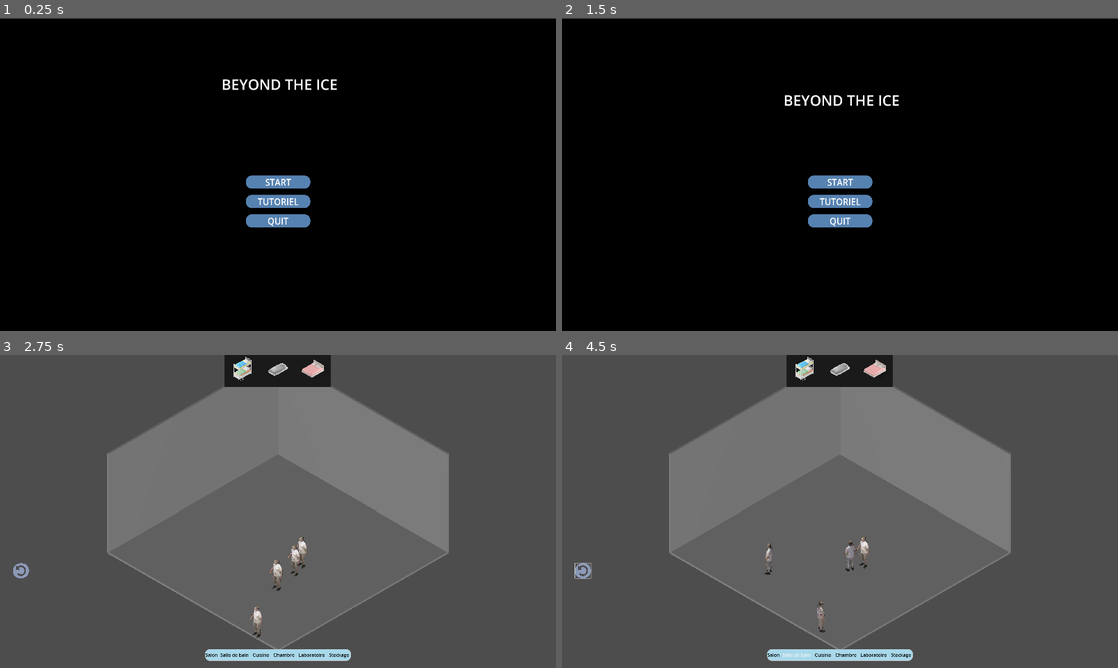
Above: before the commit, frames 1-4 (two rows, left to right).
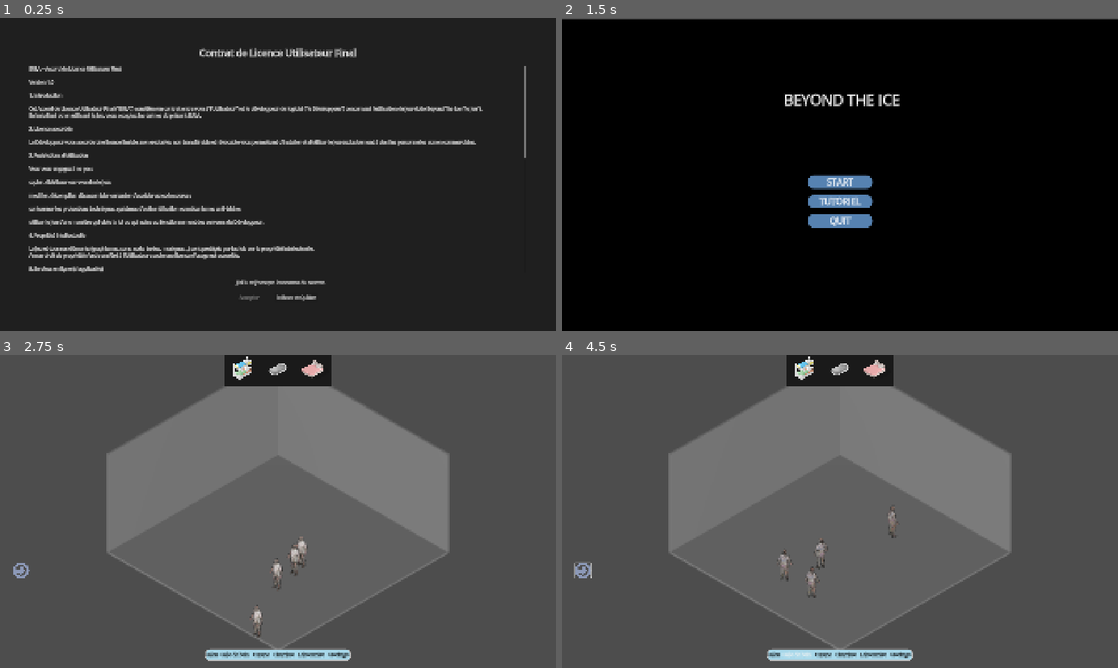
Above: after the commit, the same moments.

Repository: ygr671/beyond-the-ice
Game: Godot game, scene res://Scenes/boot.tscn
Same seed, same stepped clock (60 frames per second), same inputs: the game is played once before the commit and once after it. Before the commit the project starts from res://menu_principal/menu_principal.tscn.
Inputs (mouse positions are in pixels of both pictures, inside the frame that each line leads up to):
- Up to frame 1 (0.25 s): no input
- Up to frame 2 (1.5 s): click (840, 284) at 0.5 s, where only the run after the commit has a clickable "J'ai lu et j'accepte les term…"; click (812, 296) at 1.25 s, where only the run after the commit has a clickable "Accepter"
- Up to frame 3 (2.75 s): click "START" at 2 s
- Up to frame 4 (4.5 s): click (584, 570) at 2.77 s; click "Salon" at 3.5 s; click "Salle de bain" at 4.25 s

The runs differ from the first frame. In frame 1, 100% of the frame differs, in the area x 0-100%, y 0-100%; in frame 2, 1.2%; in frame 3, 1.2%; in frame 4, 1.5%.
Error before the commit: Parse Error: Identifier "money" not declared in the current scope. (res://Scripts/ui_objects_selection.gd:35)

Commit message:
Ajout CLUF

Diff:
--- /dev/null
+++ b/Scenes/EulaScreen.tscn
@@ -0,0 +1,79 @@
+[gd_scene load_steps=3 format=3 uid="uid://b7hhts0h0lo5f"]
+
+[ext_resource type="Script" uid="uid://l1j3n25h5iu3" path="res://Scripts/EulaScreen.gd" id="1_fdeq5"]
+
+[sub_resource type="StyleBoxFlat" id="StyleBoxFlat_fdeq5"]
+bg_color = Color(0, 0, 0, 0.5882353)
+
+[node name="EulaScreen" type="Control"]
+layout_mode = 3
+anchors_preset = 15
+anchor_right = 1.0
+anchor_bottom = 1.0
+grow_horizontal = 2
+grow_vertical = 2
+script = ExtResource("1_fdeq5")
+metadata/_edit_use_anchors_ = true
+
+[node name="Panel" type="Panel" parent="."]
+layout_mode = 1
+anchors_preset = 15
+anchor_right = 1.0
+anchor_bottom = 1.0
+grow_horizontal = 2
+grow_vertical = 2
+theme_override_styles/panel = SubResource("StyleBoxFlat_fdeq5")
+metadata/_edit_use_anchors_ = true
+
+[node name="MarginContainer" type="MarginContainer" parent="."]
+layout_mode = 1
+anchors_preset = 15
+anchor_right = 1.0
+anchor_bottom = 1.0
+grow_horizontal = 2
+grow_vertical = 2
+theme_override_constants/margin_left = 100
+theme_override_constants/margin_top = 100
+theme_override_constants/margin_right = 100
+theme_override_constants/margin_bottom = 100
+
+[node name="VBoxContainer" type="VBoxContainer" parent="MarginContainer"]
+layout_mode = 2
+theme_override_constants/separation = 20
+
+[node name="TitleLabel" type="Label" parent="MarginContainer/VBoxContainer"]
+layout_mode = 2
+theme_override_font_sizes/font_size = 32
+text = "Contrat de Licence Utilisateur Final"
+horizontal_alignment = 1
+
+[node name="ScrollContainer" type="ScrollContainer" parent="MarginContainer/VBoxContainer"]
+custom_minimum_size = Vector2(0, 300)
+layout_mode = 2
+size_flags_vertical = 3
+
+[node name="RichTextLabel" type="RichTextLabel" parent="MarginContainer/VBoxContainer/ScrollContainer"]
+layout_mode = 2
+size_flags_horizontal = 3
+bbcode_enabled = true
+text = "Texte de la licence EULA"
+fit_content = true
+
+[node name="CheckBox" type="CheckBox" parent="MarginContainer/VBoxContainer"]
+layout_mode = 2
+size_flags_horizontal = 4
+text = "J'ai lu et j'accepte les termes du contrat.	"
+
+[node name="HBoxContainer" type="HBoxContainer" parent="MarginContainer/VBoxContainer"]
+layout_mode = 2
+theme_override_constants/separation = 50
+alignment = 1
+
+[node name="AcceptButton" type="Button" parent="MarginContainer/VBoxContainer/HBoxContainer"]
+layout_mode = 2
+disabled = true
+text = "Accepter"
+
+[node name="QuitButton" type="Button" parent="MarginContainer/VBoxContainer/HBoxContainer"]
+layout_mode = 2
+text = "Refuser et Quitter"
--- a/menu_principal/menu_principal.tscn
+++ b/Scenes/MainMenu.tscn
@@ -1,7 +1,7 @@
 [gd_scene load_steps=17 format=3 uid="uid://db51o88uxdxf7"]
 
-[ext_resource type="Script" uid="uid://d3pdk5x7ot8qo" path="res://menu_principal/menu_principal.gd" id="1_bj1uy"]
-[ext_resource type="Script" uid="uid://bahgxce5lcc2" path="res://menu_principal/title.gd" id="2_liwpa"]
+[ext_resource type="Script" uid="uid://d3pdk5x7ot8qo" path="res://Scripts/menu_principal.gd" id="1_853f1"]
+[ext_resource type="Script" uid="uid://bahgxce5lcc2" path="res://Scripts/title.gd" id="2_8saeu"]
 
 [sub_resource type="Gradient" id="Gradient_gmcsc"]
 offsets = PackedFloat32Array(0.89880955)
@@ -107,14 +107,14 @@
 corner_radius_bottom_right = 20
 corner_radius_bottom_left = 20
 
-[node name="menu_principal" type="Control"]
+[node name="MainMenu" type="Control"]
 layout_mode = 3
 anchors_preset = 15
 anchor_right = 1.0
 anchor_bottom = 1.0
 grow_horizontal = 2
 grow_vertical = 2
-script = ExtResource("1_bj1uy")
+script = ExtResource("1_853f1")
 
 [node name="background" type="TextureRect" parent="."]
 layout_mode = 1
@@ -142,7 +142,7 @@
 text = "BEYOND THE ICE"
 label_settings = SubResource("LabelSettings_ns3he")
 horizontal_alignment = 1
-script = ExtResource("2_liwpa")
+script = ExtResource("2_8saeu")
 
 [node name="VBoxContainer" type="VBoxContainer" parent="."]
 layout_mode = 1
--- /dev/null
+++ b/Scenes/boot.tscn
@@ -0,0 +1,6 @@
+[gd_scene load_steps=2 format=3 uid="uid://fgo8nx5lsby8"]
+
+[ext_resource type="Script" uid="uid://v3txl00tjnm2" path="res://Scripts/boot.gd" id="1_cp56e"]
+
+[node name="Boot" type="Node"]
+script = ExtResource("1_cp56e")
--- a/Scenes/main_scene.tscn
+++ b/Scenes/main_scene.tscn
@@ -3,7 +3,7 @@
 [ext_resource type="Texture2D" uid="uid://dn71xijsbmnut" path="res://Import/Icon/undoButtonIcon.png" id="2_6l7je"]
 [ext_resource type="PackedScene" uid="uid://b8e283gttqrq7" path="res://Scenes/UI_salle_de_bain.tscn" id="2_iacmt"]
 [ext_resource type="Script" uid="uid://y5n0yqq5olvb" path="res://Scripts/ui_salle_de_bain.gd" id="3_6ev3c"]
-[ext_resource type="Script" uid="uid://bkgkdiw6yfk3v" path="res://Scenes/salle_npc_creation.gd" id="3_jv6wh"]
+[ext_resource type="Script" uid="uid://bkgkdiw6yfk3v" path="res://Scripts/salle_npc_creation.gd" id="3_jv6wh"]
 [ext_resource type="PackedScene" uid="uid://2sfvgg5vjgdw" path="res://Scenes/UI_Cuisine.tscn" id="5_maf8m"]
 [ext_resource type="Script" uid="uid://lxukxvxyp8g" path="res://Scripts/ui_cuisine.gd" id="6_huasi"]
 [ext_resource type="PackedScene" uid="uid://dsc1m3ldu2vve" path="res://Scenes/UI_Chambre.tscn" id="7_m1efj"]
--- /dev/null
+++ b/Scripts/EulaScreen.gd
@@ -0,0 +1,52 @@
+extends Control
+
+const SETTINGS_PATH = "user://game_settings.cfg"
+const MAIN_MENU_SCENE = "res://Scenes/MainMenu.tscn"
+const EULA_TEXT_FILE = "res://EULA.txt" # Fichier texte contenant votre EULA
+
+@onready var accept_button = $MarginContainer/VBoxContainer/HBoxContainer/AcceptButton
+@onready var checkbox = $MarginContainer/VBoxContainer/CheckBox
+@onready var rich_text_label = $MarginContainer/VBoxContainer/ScrollContainer/RichTextLabel
+
+func _ready():
+	# 1. Charger le texte de l'EULA depuis un fichier
+	# (Ne mettez jamais le texte légal directement dans le script !)
+	var file = FileAccess.open(EULA_TEXT_FILE, FileAccess.READ)
+	if FileAccess.file_exists(EULA_TEXT_FILE):
+		rich_text_label.text = file.get_as_text()
+		file.close()
+	else:
+		rich_text_label.text = "ERREUR : Fichier EULA.txt manquant."
+
+	# 2. Gérer l'état du bouton "Accepter"
+	accept_button.disabled = true
+	checkbox.toggled.connect(_on_checkbox_toggled)
+
+	# 3. Connecter les signaux des boutons
+	accept_button.pressed.connect(_on_accept_pressed)
+	$MarginContainer/VBoxContainer/HBoxContainer/QuitButton.pressed.connect(_on_quit_pressed)
+
+
+# Active/Désactive le bouton "Accepter" selon la checkbox
+func _on_checkbox_toggled(is_checked):
+	accept_button.disabled = not is_checked
+
+
+# L'utilisateur quitte le jeu
+func _on_quit_pressed():
+	get_tree().quit()
+
+
+# L'utilisateur accepte
+func _on_accept_pressed():
+	# 1. Enregistrer l'acceptation
+	var config = ConfigFile.new()
+	# On charge d'abord au cas où d'autres settings existent déjà
+	config.load(SETTINGS_PATH)
+
+	config.set_value("legal", "eula_accepted", true)
+
+	config.save(SETTINGS_PATH)
+
+	# 2. Continuer vers le menu principal
+	get_tree().change_scene_to_file(MAIN_MENU_SCENE)
--- /dev/null
+++ b/Scripts/boot.gd
@@ -0,0 +1,24 @@
+extends Node
+
+const SETTINGS_PATH = "user://game_settings.cfg"
+const EULA_SCENE = "res://Scenes/EulaScreen.tscn" # Mettez le chemin vers votre scène EULA
+const MAIN_MENU_SCENE = "res://Scenes/MainMenu.tscn" # Mettez le chemin vers votre menu
+
+func _ready():
+	# 1. Charger le fichier de config
+	var config = ConfigFile.new()
+	var err = config.load(SETTINGS_PATH)
+
+	# 2. Vérifier la valeur
+	var eula_accepted = false
+	if err == OK: # Si le fichier existe et est lisible
+		# "get_value" prend une valeur par défaut (false) si la clé n'existe pas
+		eula_accepted = config.get_value("legal", "eula_accepted", false)
+
+	# 3. Décider où aller
+	if not eula_accepted:
+		# L'EULA n'a jamais été accepté -> Aller à l'écran EULA
+		get_tree().change_scene_to_file(EULA_SCENE)
+	else:
+		# L'EULA a déjà été accepté -> Aller au menu principal
+		get_tree().change_scene_to_file(MAIN_MENU_SCENE)
--- a/Scripts/ui_objects_selection.gd
+++ b/Scripts/ui_objects_selection.gd
@@ -32,7 +32,7 @@
 func _ready():
 	lastExpenses = []
 	camera = get_viewport().get_camera_3d()
-	set_money(money);
+
 
 func _unhandled_input(event: InputEvent) -> void:
 	if event.is_action_pressed("left_click") and can_place:
@@ -111,19 +111,6 @@
 
 	salles[current_room].get_node("PlacedObjects").add_child(instance)
 
-func set_money(value: int):
-	labelMoney.text = "Money : " + str(value)
-
-func add_money(value: int):
-	money += value
-	set_money(money)
-
-func enough_money(price: int) -> bool:
-	if (money - price) >= 0:
-		lastExpenses.append(price)
-		return true
-	return false
-
 func show_info_bubble() -> void:
 	infoBubble.visible = true
 	await get_tree().create_timer(3).timeout
@@ -141,8 +128,7 @@
 	var lastObject = placed.get_child(placed.get_child_count() - 1)
 	var sum = lastObject.price
 
-	add_money(lastExpenses.pop_back())
-	show_floating_text(sum, lastObject.global_transform.origin, get_tree().current_scene)
+
 	lastObject.queue_free()
 
 
--- a/project.godot
+++ b/project.godot
@@ -11,25 +11,30 @@
 [application]
 
 config/name="beyond-the-ice"
-run/main_scene="uid://db51o88uxdxf7"
+run/main_scene="uid://fgo8nx5lsby8"
 config/features=PackedStringArray("4.5", "Forward Plus")
 config/icon="uid://cw1wlsxrce5fw"
 
 [autoload]
 
-scene_manager="*res://scene_manager.gd"
+scene_manager="*res://Scripts/scene_manager.gd"
 
 [display]
 
 window/size/viewport_width=1920
 window/size/viewport_height=1080
 window/size/mode=2
-window/stretch/mode="viewport"
+window/stretch/mode="canvas_items"
 window/vsync/vsync_mode=0
 
 [dotnet]
 
 project/assembly_name="beyond-the-ice"
+
+[gui]
+
+theme/default_font_antialiasing=0
+theme/default_font_multichannel_signed_distance_field=true
 
 [input]
 
@@ -58,3 +63,10 @@
 "events": [Object(InputEventMouseButton,"resource_local_to_scene":false,"resource_name":"","device":-1,"window_id":0,"a …(253 unchanged characters)…
 ]
 }
+
+[rendering]
+
+textures/canvas_textures/default_texture_filter=2
+anti_aliasing/quality/msaa_2d=3
+anti_aliasing/quality/msaa_3d=3
+2d/sdf/scale=0
Not shown, added: EULA.txt
Not shown, added: Scripts/EulaScreen.gd.uid
Not shown, added: Scripts/boot.gd.uid
Renamed: menu_principal/menu_principal.gd -> Scripts/menu_principal.gd
Renamed: menu_principal/menu_principal.gd.uid -> Scripts/menu_principal.gd.uid
Renamed: Scenes/salle_npc_creation.gd -> Scripts/salle_npc_creation.gd
Renamed: Scenes/salle_npc_creation.gd.uid -> Scripts/salle_npc_creation.gd.uid
Renamed: scene_manager.gd -> Scripts/scene_manager.gd
Renamed: scene_manager.gd.uid -> Scripts/scene_manager.gd.uid
Renamed: menu_principal/title.gd -> Scripts/title.gd
Renamed: menu_principal/title.gd.uid -> Scripts/title.gd.uid
